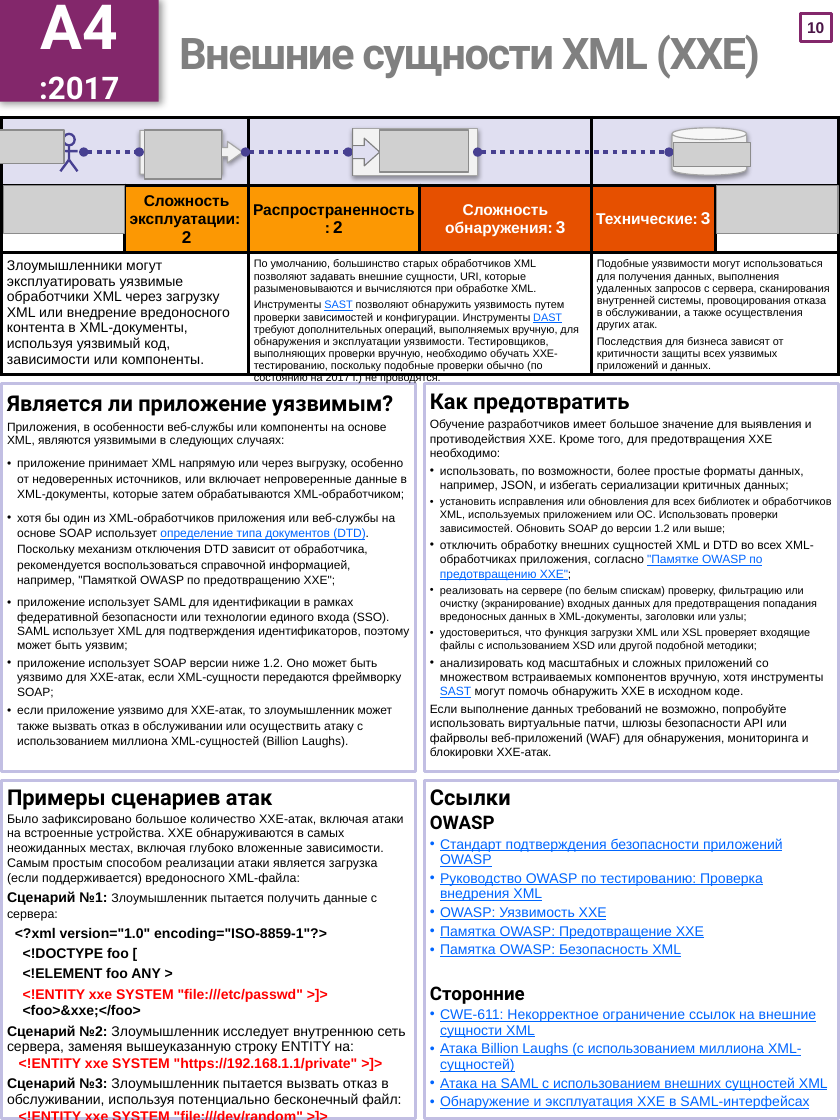
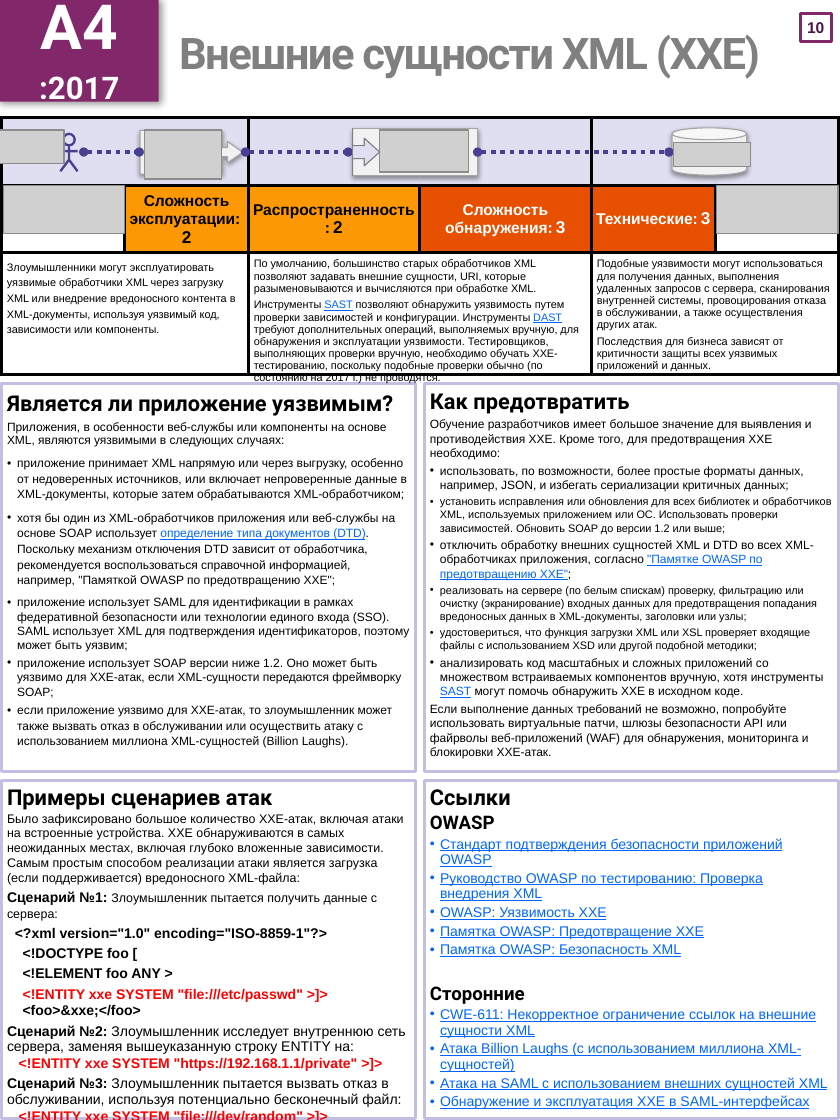
Before and after one commit to OWASP/Top10, a slide deck: slide 11 of 2017/OWASP Top 10-2017-ru.pptx. Drawn at 840x1120 pixels with LibreOffice and Linux fonts; fonts in the diff are those of the drawing; grey boxes stand for pictures. Boxes give left, top, right and bottom in pixels: in the first picture for what was removed or moved away, otherwise in the second. Text is boxed around its words. In the diff, an @@ line names an element or a change of style, - is before the commit and + after.

```diff
--- a/2017/OWASP Top 10-2017-ru.pptx
+++ b/2017/OWASP Top 10-2017-ru.pptx
@@ table at (1, 118, 839, 389) @@
@@ size 9 to 7 pt in "Злоумышленники могут эксплуатировать уязвимые обработчики XM ..." @@
```
Also in this commit, not shown: 9 other slides changed, 27 other files.
